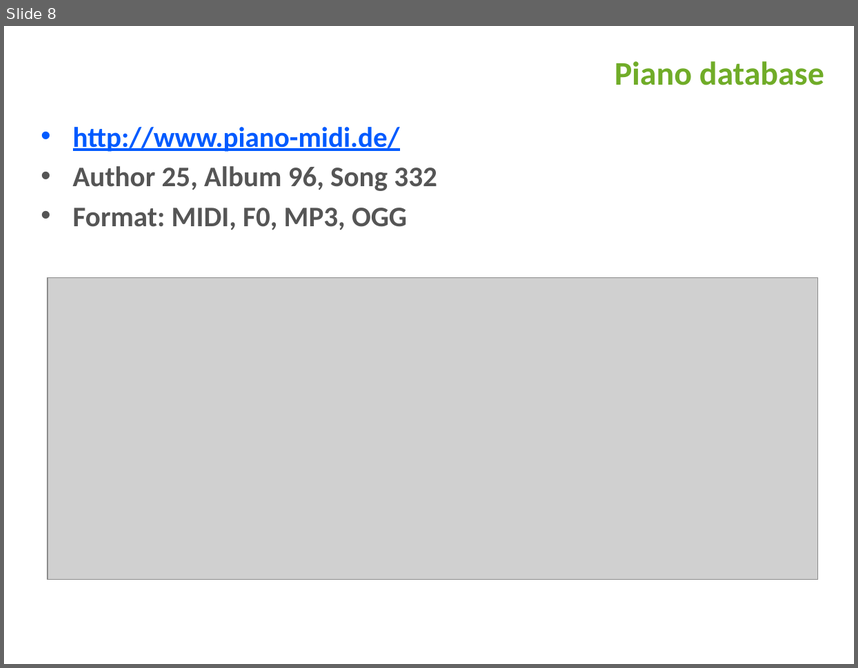
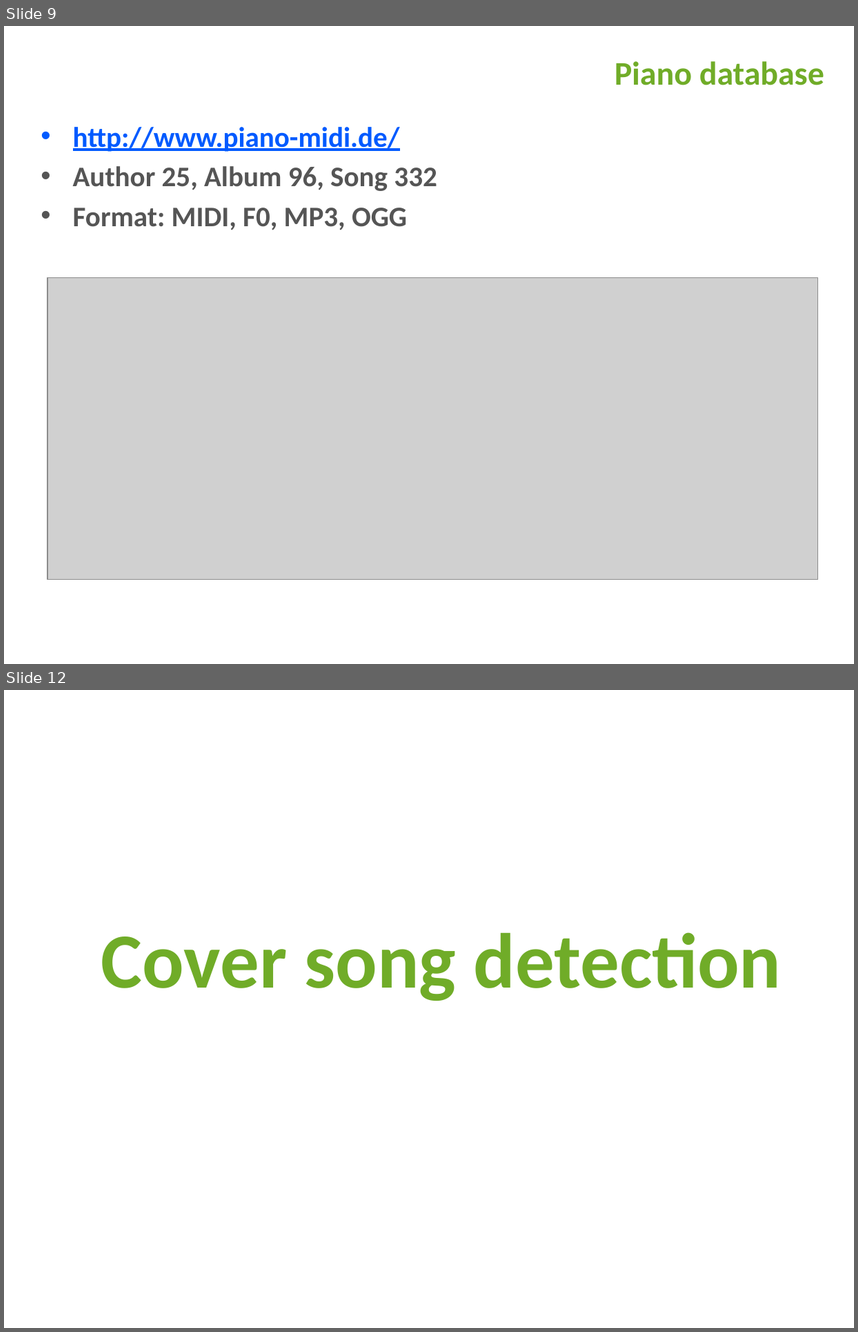
Before and after one commit to AlvinYC/ai_lab_piano, a slide deck: report/AILAB_W28.pptx. Shown one above the other, each under a label of ours: slide 8 before the commit, slides 9 and 12 after it; the slides between them are not shown. The pictures are 858x668 and 858x1332 pixels, drawn with LibreOffice and Linux fonts; fonts in the diff are those of the drawing; grey boxes stand for pictures; background and template pictures are left out. Boxes give left, top, right and bottom in pixels: in the first picture for what was removed or moved away, otherwise in the second. Text is boxed around its words. In the diff, an @@ line names an element or a change of style, - is before the commit and + after.

```diff
--- a/report/AILAB_W28.pptx
+++ b/report/AILAB_W28.pptx
@@ slide 12 added at box(4, 690, 854, 1328), background #FFFFFF @@
@@ title added at box(101, 932, 782, 1000), 66 pt, text #70AC28, bold @@
+Cover song detection
@@ what was slide 8 is now slide 9 @@
```
Also in this commit, not shown: 5 other slides added, 1 slide removed, 3 other files.
